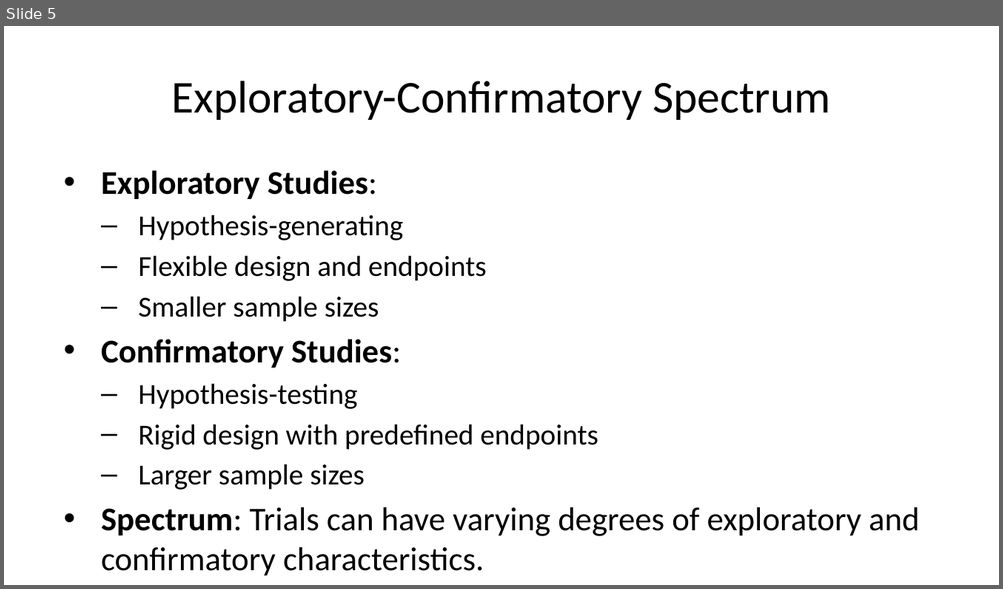
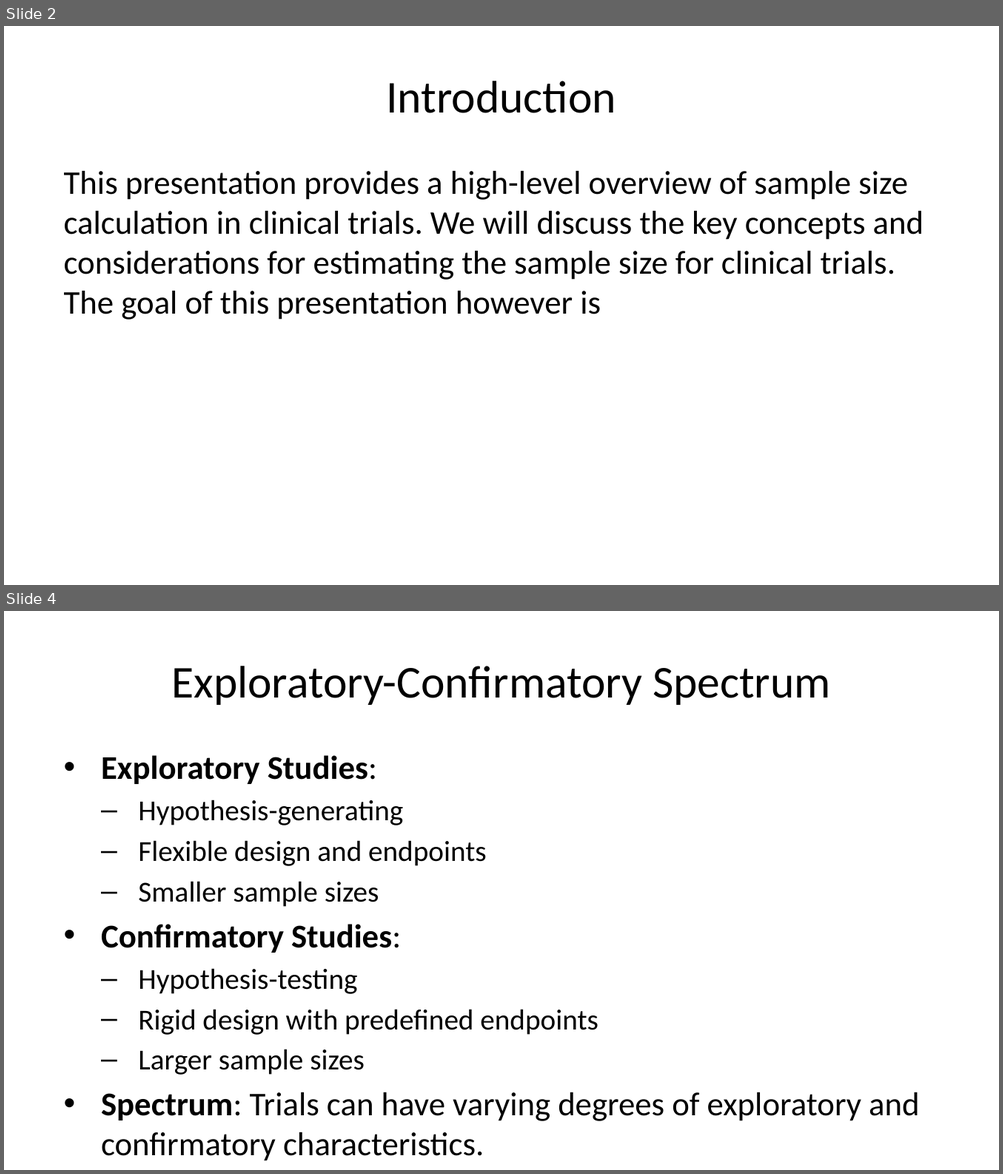
Before and after one commit to MartynK/SampsizeSlides, a slide deck: inst/SampleSizeCalcOverview.pptx. Shown one above the other, each under a label of ours: slide 5 before the commit, slides 2 and 4 after it; the slides between them are not shown. The pictures are 1003x589 and 1003x1174 pixels, drawn with LibreOffice and Linux fonts; fonts in the diff are those of the drawing. Boxes give left, top, right and bottom in pixels: in the first picture for what was removed or moved away, otherwise in the second. Text is boxed around its words. In the diff, an @@ line names an element or a change of style, - is before the commit and + after.

```diff
--- a/inst/SampleSizeCalcOverview.pptx
+++ b/inst/SampleSizeCalcOverview.pptx
@@ slide 2 added at [4,26,999,585], background #FFFFFF @@
@@ title added at [387,81,616,113], 33 pt, text #000000 @@
+Introduction
@@ text added at [64,171,923,320], 24 pt, text #000000 @@
+This presentation provides a high-level overview of sample size calculation in clinical trials. We will discuss the key concepts and considerations for estimating the sample size for clinical trials. The goal of this presentation however is
@@ what was slide 5 is now slide 4 @@
```
Also in this commit, not shown: 14 slides changed, 1 other slide added, 17 slides removed, 6 other files.
